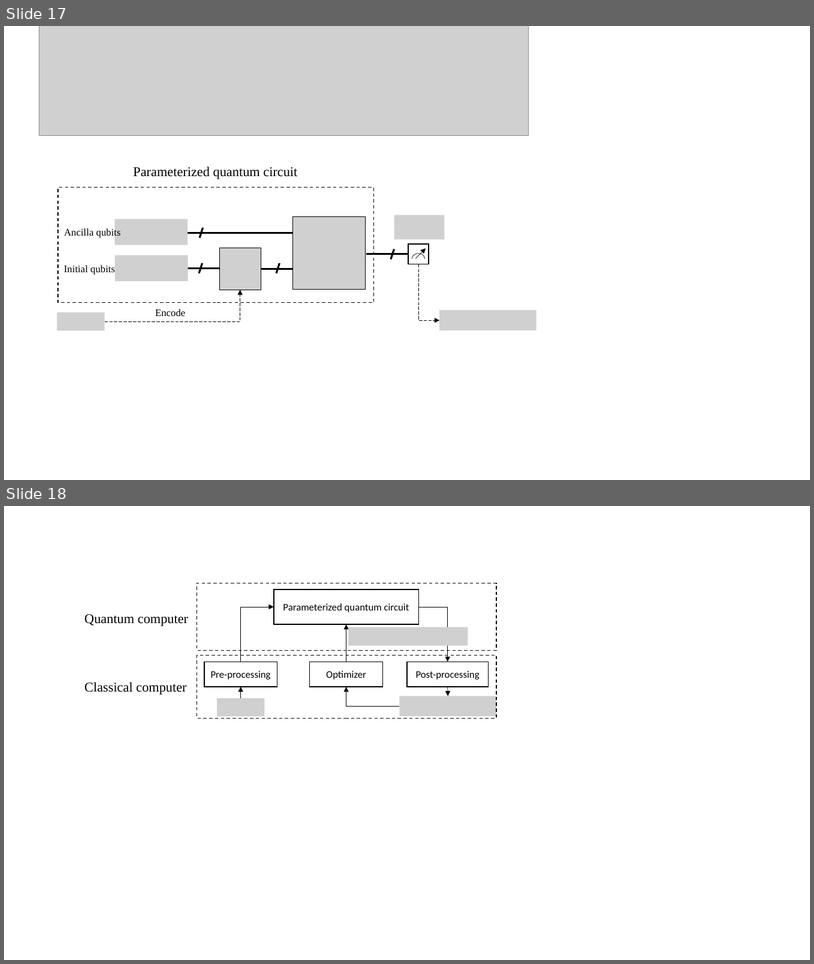
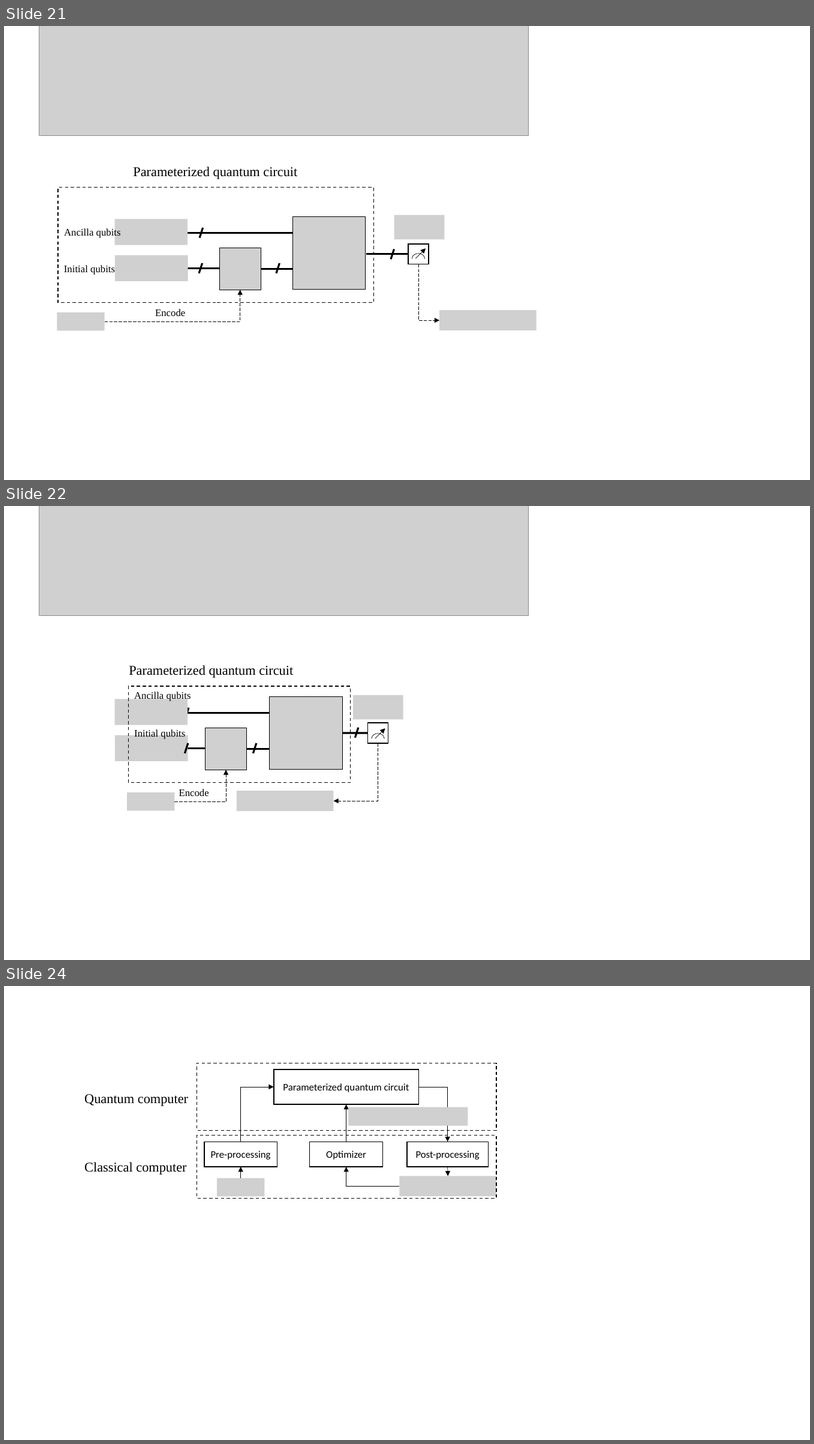
Before and after one commit to vutuanhai237/DynamicQNN, a slide deck: Hand-drawing-image.pptx. Shown one above the other, each under a label of ours: slides 17 and 18 before the commit, slides 21, 22 and 24 after it; the slides between them are not shown. The pictures are 814x964 and 814x1444 pixels, drawn with LibreOffice and Linux fonts; fonts in the diff are those of the drawing; grey boxes stand for pictures. Boxes give left, top, right and bottom in pixels: in the first picture for what was removed or moved away, otherwise in the second. Text is boxed around its words. In the diff, an @@ line names an element or a change of style, - is before the commit and + after.

```diff
--- a/Hand-drawing-image.pptx
+++ b/Hand-drawing-image.pptx
@@ slide 22 added at [4, 506, 810, 960], background #FFFFFF @@
@@ picture added at [39, 506, 529, 615] @@
@@ text added at [129, 665, 293, 678], 16 pt, text #000000 @@
+Parameterized quantum circuit
@@ picture added at [115, 699, 188, 725] @@
@@ rectangle added at [129, 686, 351, 783], outline #000000 1 pt dashed @@
@@ text added at [134, 691, 191, 701], 12 pt, text #000000 @@
+Ancilla qubits
@@ picture added at [270, 697, 343, 770] @@
@@ picture added at [354, 695, 404, 719] @@
@@ line added from (174, 712) to (270, 712), #000000 2.25 pt @@
@@ line added from (185, 718) to (189, 708), #000000 2.25 pt @@
@@ picture added at [115, 735, 188, 761] @@
@@ text added at [134, 728, 185, 739], 12 pt, text #000000 @@
+Initial qubits
@@ picture added at [206, 728, 247, 770] @@
@@ line added from (343, 733) to (368, 733), #000000 2.25 pt @@
@@ line added from (356, 738) to (359, 727), #000000 2.25 pt @@
@@ rectangle added at [368, 723, 388, 743], fill #FFFFFF, outline #000000 1 pt @@
@@ arc (boxed as its full ellipse) added at [372, 733, 384, 744], outline #000000 0.5 pt @@
@@ arrow added from (375, 738) to (386, 728), #000000 0.5 pt @@
@@ line added from (174, 748) to (231, 748), #000000 2.25 pt @@
@@ line added from (185, 753) to (188, 743), #000000 2.25 pt @@
@@ line added from (247, 748) to (270, 748), #000000 2.25 pt @@
@@ line added from (253, 753) to (257, 743), #000000 2.25 pt @@
@@ elbow arrow added from (378, 743) to (333, 801), #000000 0.5 pt dashed @@
@@ elbow arrow added from (174, 801) to (226, 770), #000000 0.5 pt dashed @@
@@ picture added at [127, 792, 174, 810] @@
@@ text added at [179, 789, 209, 796], 12 pt, text #000000 @@
+Encode
@@ picture added at [237, 790, 333, 811] @@
@@ what was slide 17 is now slide 21 @@
@@ what was slide 18 is now slide 24 @@
```
Also in this commit, not shown: 5 other slides added, 6 other files.
